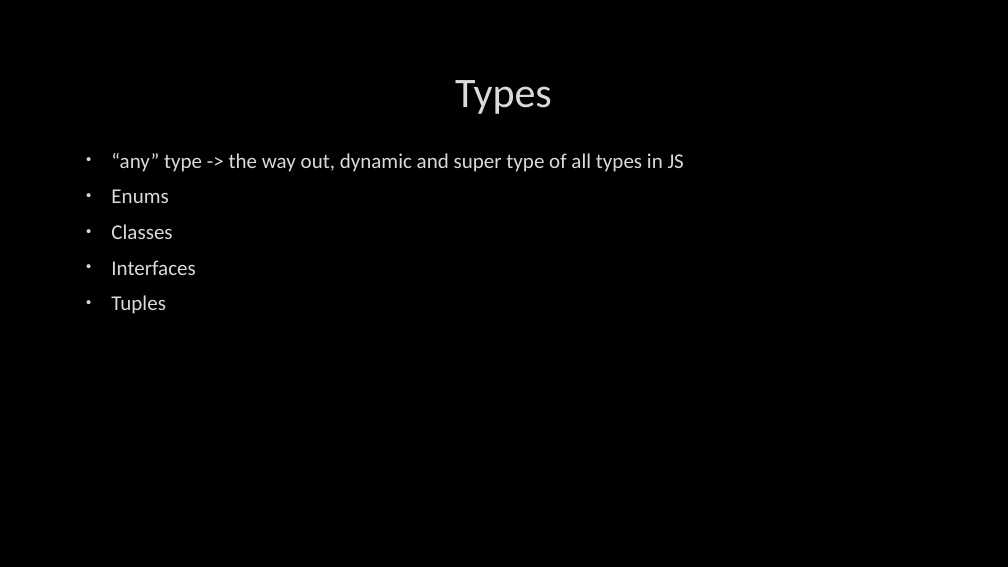
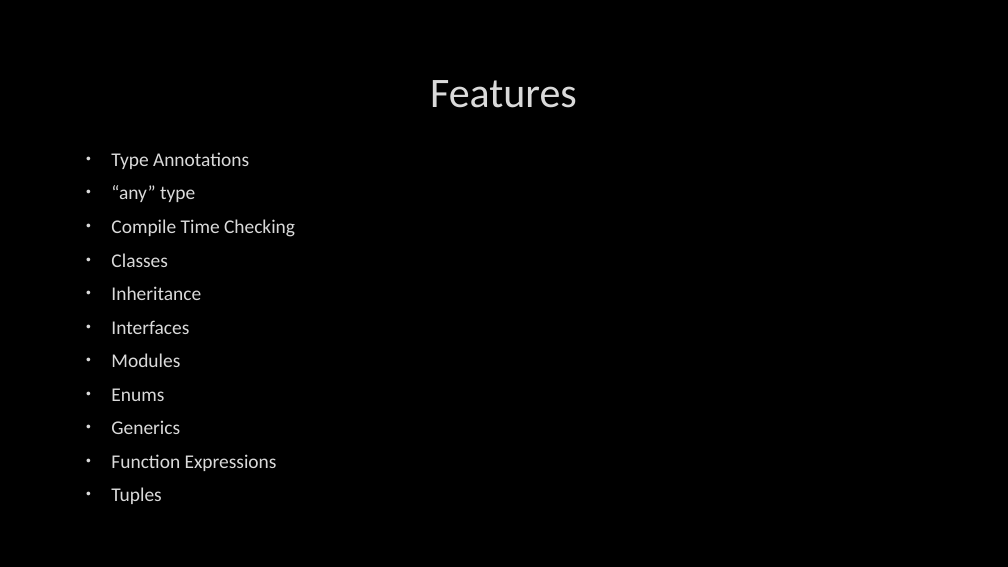
Before and after one commit to PaulaDianaCuc/OOPTraining, a slide deck: slide 26 of OOP JavaScript Training presentation.pptx (slide 21 before the commit). Drawn at 1008x567 pixels with LibreOffice and Linux fonts; fonts in the diff are those of the drawing; background and template pictures are left out. Boxes give left, top, right and bottom in pixels: in the first picture for what was removed or moved away, otherwise in the second. Text is boxed around its words. In the diff, an @@ line names an element or a change of style, - is before the commit and + after.

```diff
--- a/OOP JavaScript Training presentation.pptx
+++ b/OOP JavaScript Training presentation.pptx
@@ title at (430, 80, 577, 108): text changed @@
-Types
+Features
@@ text at (111, 152, 295, 367): text changed; size 20 to 18.5 pt @@
-• “any” type -> the way out, dynamic and super type of all types in JS
+• Type Annotations
+• “any” type
+• Compile Time Checking
+• Classes
+• Inheritance
+• Interfaces
+• Modules
@@ text at (111, 388, 164, 401): size 20 to 18.5 pt in "Enums", "Tuples" @@
@@ text at (111, 420, 277, 471): text changed; size 20 to 18.5 pt @@
-• Classes
-• Interfaces
+• Generics
+• Function Expressions
```
Also in this commit, not shown: 1 other slide changed, 15 slides added, 2 slides removed.
